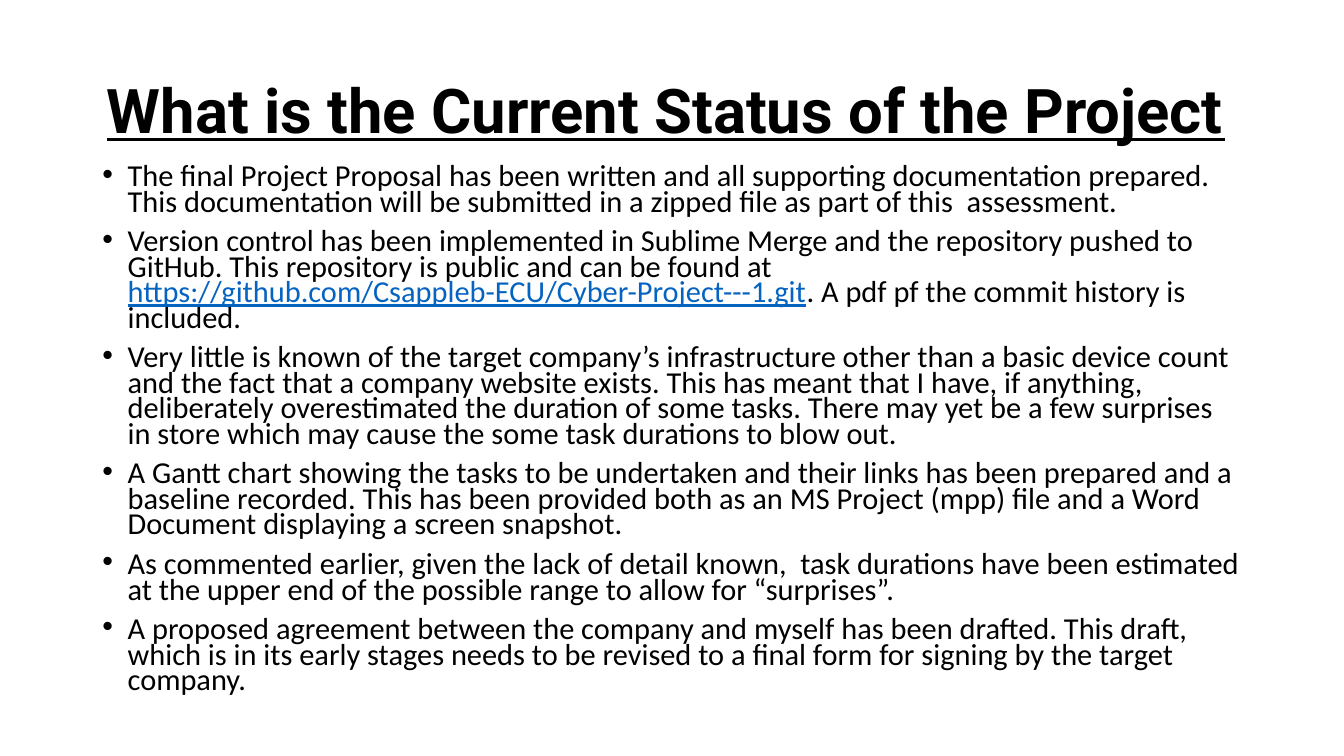
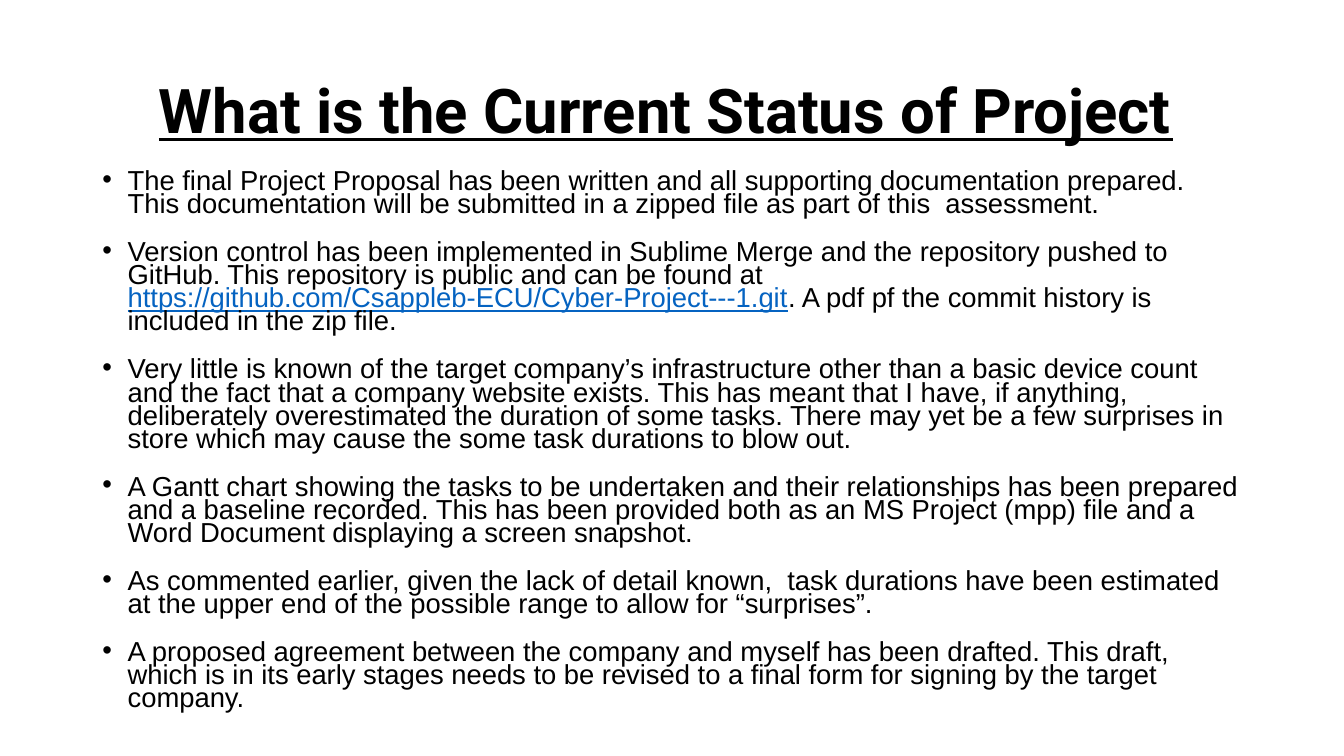
Before and after one commit to Csappleb-ECU/Cyber-Project---1, a slide deck: slide 2 of Presentation Assessment 3.pptx. Drawn at 1344x756 pixels with LibreOffice and Linux fonts; fonts in the diff are those of the drawing. Boxes give left, top, right and bottom in pixels: in the first picture for what was removed or moved away, otherwise in the second. Text is boxed around its words. In the diff, an @@ line names an element or a change of style, - is before the commit and + after.

Commit message:
Further revisions to Assessment 3 Presentation

```diff
--- a/Presentation Assessment 3.pptx
+++ b/Presentation Assessment 3.pptx
@@ title at box(159, 86, 1171, 146): text changed @@
-What is the Current Status of the Project
+What is the Current Status of Project
@@ text at box(128, 170, 1223, 713): size 21.7 to 19.6 pt, font Calibri to Arial in "The final Project Proposal has been written ...", "Very little is known of the target ...", "As commented earlier, given the lack of ...", "A proposed agreement between the company and ..."; more space between paragraphs @@
@@ text at box(128, 241, 1168, 336): text changed; size 21.7 to 19.6 pt; font Calibri to Arial @@
-• Version control has been implemented in Sublime Merge and the repository pushed to GitHub. This repository is public and can be found at https://github.com/Csappleb-ECU/Cyber-Project---1.git. A pdf pf the commit history is included.
+• Version control has been implemented in Sublime Merge and the repository pushed to GitHub. This repository is public and can be found at https://github.com/Csappleb-ECU/Cyber-Project---1.git. A pdf pf the commit history is included in the zip file.
@@ text at box(128, 476, 1238, 547): text changed; size 21.7 to 19.6 pt; font Calibri to Arial @@
-• A Gantt chart showing the tasks to be undertaken and their links has been prepared and a baseline recorded. This has been provided both as an MS Project (mpp) file and a Word Document displaying a screen snapshot.
+• A Gantt chart showing the tasks to be undertaken and their relationships has been prepared and a baseline recorded. This has been provided both as an MS Project (mpp) file and a Word Document displaying a screen snapshot.
```
Also in this commit, not shown: 1 other slide changed.
